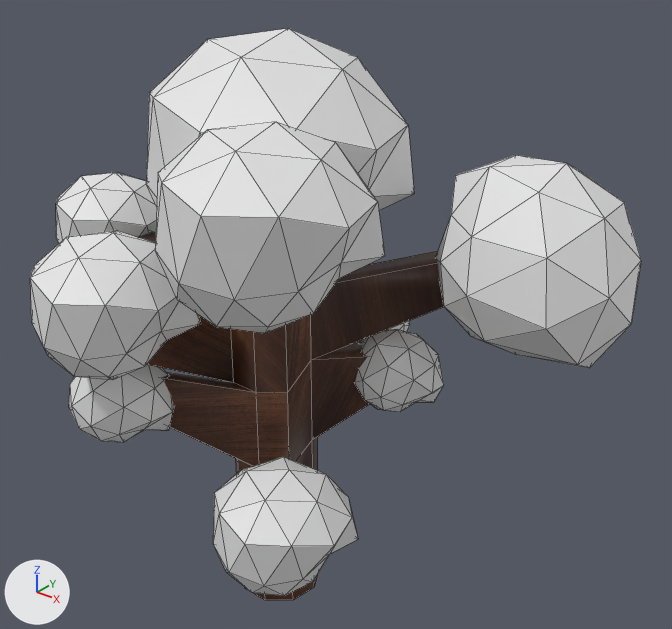
What one commit did to the Blender file Blender/Modular Kit Floors/SimpleTree.blend.
One viewpoint serves both versions: a 50 mm camera at (12.68, -13.58, 16.29) aimed at (0.79, 1.28, 7.08). Arrows for +X, +Y and +Z are at lower left; the lights stay in place. The picture after the commit comes second. Mesh edges are drawn as thin lines.
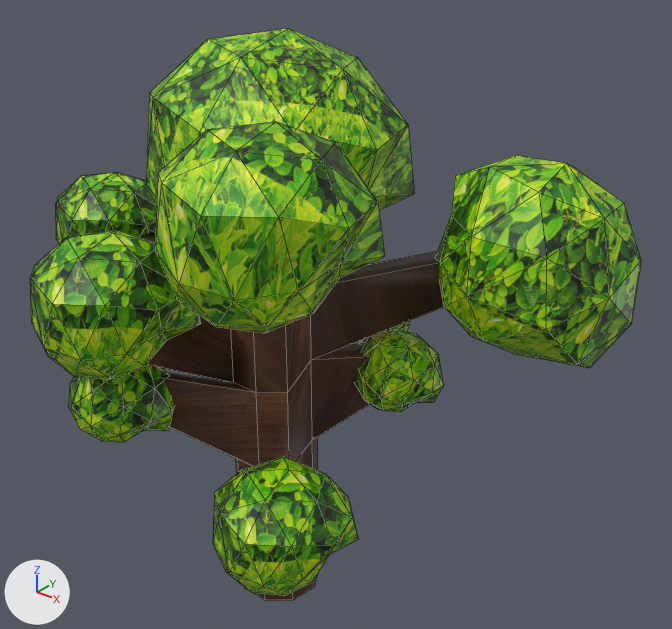
Diff of the bpy script that builds the scene:
```diff
--- a/Blender/Modular Kit Floors/SimpleTree.blend.py
+++ b/Blender/Modular Kit Floors/SimpleTree.blend.py
@@ me_icosphere @@
 me_icosphere.from_pydata(...)  # 42 vertices, 80 faces; spans x -1.04..1.2, y -1.0..1.37, z -1.0..1.17
 # used by ob_icosphere; location = (4.71, 2.54, 8.9); rotation_euler = (-0.573, 0.204, -0.397), in degrees (-33, 12, -23); scale = (1.85, 1.85, 1.85)
+# me_icosphere part 1: texture (UV) coordinates of 80 of 80 faces, centred in x -0.95..1.16, y -0.93..1.31, z -0.9..1.16, changed; they spanned u 0.0..1.0, v 0.0..0.47 and now span u -0.86..1.86, v -0.4..0.88
+me_icosphere.materials.append(mat_material)  # picture img_4284_jpg
@@ me_icosphere_002 @@
 me_icosphere_002.from_pydata(...)  # 42 vertices, 80 faces; spans x -1.04..1.2, y -1.0..1.37, z -1.0..1.17
+me_icosphere_002.materials.append(mat_material)  # picture img_4284_jpg
@@ me_icosphere_003 @@
 me_icosphere_003.from_pydata(...)  # 42 vertices, 80 faces; spans x -1.04..1.2, y -1.0..1.37, z -1.0..1.17
+me_icosphere_003.materials.append(mat_material)  # picture img_4284_jpg
@@ me_icosphere_004 @@
 me_icosphere_004.from_pydata(...)  # 42 vertices, 80 faces; spans x -1.04..1.2, y -1.0..1.37, z -1.0..1.17
 # used by ob_icosphere_004; location = (2.35, -2.91, 10.56); rotation_euler = (0.0879, -0.852, -0.77), in degrees (5, -49, -44); scale = (1.64, 1.64, 1.64)
+# me_icosphere_004 part 2: texture (UV) coordinates of 80 of 80 faces, centred in x -0.95..1.16, y -0.93..1.31, z -0.9..1.16, changed; they spanned u 0.0..1.0, v 0.0..0.47 and now span u -0.59..1.59, v -0.64..1.11
+me_icosphere_004.materials.append(mat_material)  # picture img_4284_jpg
@@ me_icosphere_005 @@
 me_icosphere_005.from_pydata(...)  # 42 vertices, 80 faces; spans x -1.04..1.2, y -1.0..1.37, z -1.0..1.17
 # used by ob_icosphere_005; location = (2.35, -2.65, 4.15); rotation_euler = (0.0879, -0.852, -0.77), in degrees (5, -49, -44); scale = (1.23, 1.23, 1.23)
+# me_icosphere_005 part 3: texture (UV) coordinates of 80 of 80 faces, centred in x -0.95..1.16, y -0.93..1.31, z -0.9..1.16, changed; they spanned u 0.0..1.0, v 0.0..0.47 and now span u -0.57..1.57, v -0.27..0.74
+me_icosphere_005.materials.append(mat_material)  # picture img_4284_jpg
@@ me_icosphere_006 @@
 me_icosphere_006.from_pydata(...)  # 42 vertices, 80 faces; spans x -1.04..1.2, y -1.0..1.37, z -1.0..1.17
 # used by ob_icosphere_006; location = (2.35, 1.31, 6.08); rotation_euler = (-0.559, -0.72, -0.419), in degrees (-32, -41, -24); scale = (0.866, 0.866, 0.866)
+# me_icosphere_006 part 4: texture (UV) coordinates of 80 of 80 faces, centred in x -0.95..1.16, y -0.93..1.31, z -0.9..1.16, changed; they spanned u 0.0..1.0, v 0.0..0.47 and now span u -0.02..1.02, v -1.01..1.48
+me_icosphere_006.materials.append(mat_material)  # picture img_4284_jpg
@@ me_icosphere_007 @@
 me_icosphere_007.from_pydata(...)  # 42 vertices, 80 faces; spans x -1.04..1.2, y -1.0..1.37, z -1.0..1.17
 # used by ob_icosphere_007; location = (-2.09, -2.87, 5.75); rotation_euler = (-0.559, -0.72, -0.419), in degrees (-32, -41, -24); scale = (0.993, 0.993, 0.993)
+# me_icosphere_007 part 5: texture (UV) coordinates of 80 of 80 faces, centred in x -0.95..1.16, y -0.93..1.31, z -0.9..1.16, changed; they spanned u 0.0..1.0, v 0.0..0.47 and now span u -0.43..1.43, v -0.2..0.67
+me_icosphere_007.materials.append(mat_material)  # picture img_4284_jpg
@@ me_icosphere_008 @@
 me_icosphere_008.from_pydata(...)  # 42 vertices, 80 faces; spans x -1.04..1.2, y -1.0..1.37, z -1.0..1.17
 # used by ob_icosphere_008; location = (0.0, 3.18, 5.75); rotation_euler = (-1.685, 1.356, -1.708), in degrees (-97, 78, -98); scale = (0.993, 0.993, 0.993)
+# me_icosphere_008 part 6: texture (UV) coordinates of 80 of 80 faces, centred in x -0.95..1.16, y -0.93..1.31, z -0.9..1.16, changed; they spanned u 0.0..1.0, v 0.0..0.47 and now span u -0.07..1.07, v -0.74..1.21
+me_icosphere_008.materials.append(mat_material)  # picture img_4284_jpg
@@ me_icosphere_009 @@
 me_icosphere_009.from_pydata(...)  # 42 vertices, 80 faces; spans x -1.04..1.2, y -1.0..1.37, z -1.0..1.17
 # used by ob_icosphere_009; location = (-0.17, 0.01, 10.56); rotation_euler = (0.0879, -0.852, -0.77), in degrees (5, -49, -44); scale = (2.34, 2.34, 2.34)
+# me_icosphere_009 part 7: texture (UV) coordinates of 80 of 80 faces, centred in x -0.95..1.16, y -0.93..1.31, z -0.9..1.16, changed; they spanned u 0.0..1.0, v 0.0..0.47 and now span u -2.07..3.07, v -0.98..1.45
+me_icosphere_009.materials.append(mat_material)  # picture img_4284_jpg
```

What differs and where, as boxes (x1, y1, x2, y2) in the pictures (672 x 629 px):
'Icosphere.004', recoloured, surface changed (white to green)
    both: (155, 122, 385, 333)
'Icosphere', recoloured, surface changed (white to green)
    both: (436, 155, 641, 368)
'Icosphere.009', recoloured, surface changed (white to green)
    both: (146, 28, 414, 210)
'Icosphere.003', recoloured (white to green)
    both: (30, 230, 201, 380)
'Icosphere.005', recoloured, surface changed (white to green)
    both: (213, 457, 358, 596)
'Icosphere.007', recoloured, surface changed (white to green)
    both: (69, 365, 174, 442)
'Icosphere.006', recoloured, surface changed (white to green)
    both: (355, 329, 444, 412)
'Icosphere.002', recoloured (white to green)
    both: (56, 172, 157, 243)
'Icosphere.008', recoloured, surface changed
    both: (354, 321, 410, 343)
